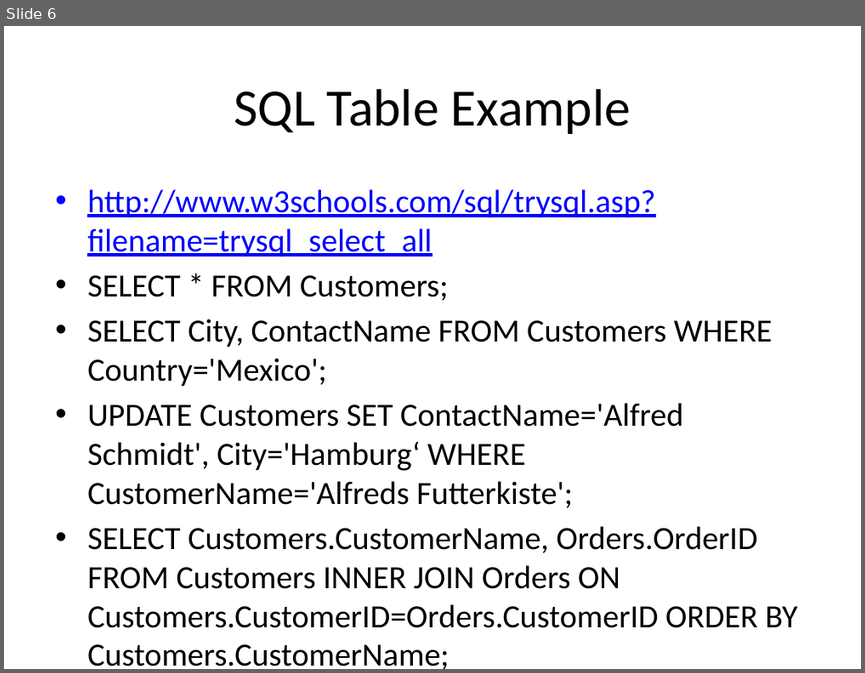
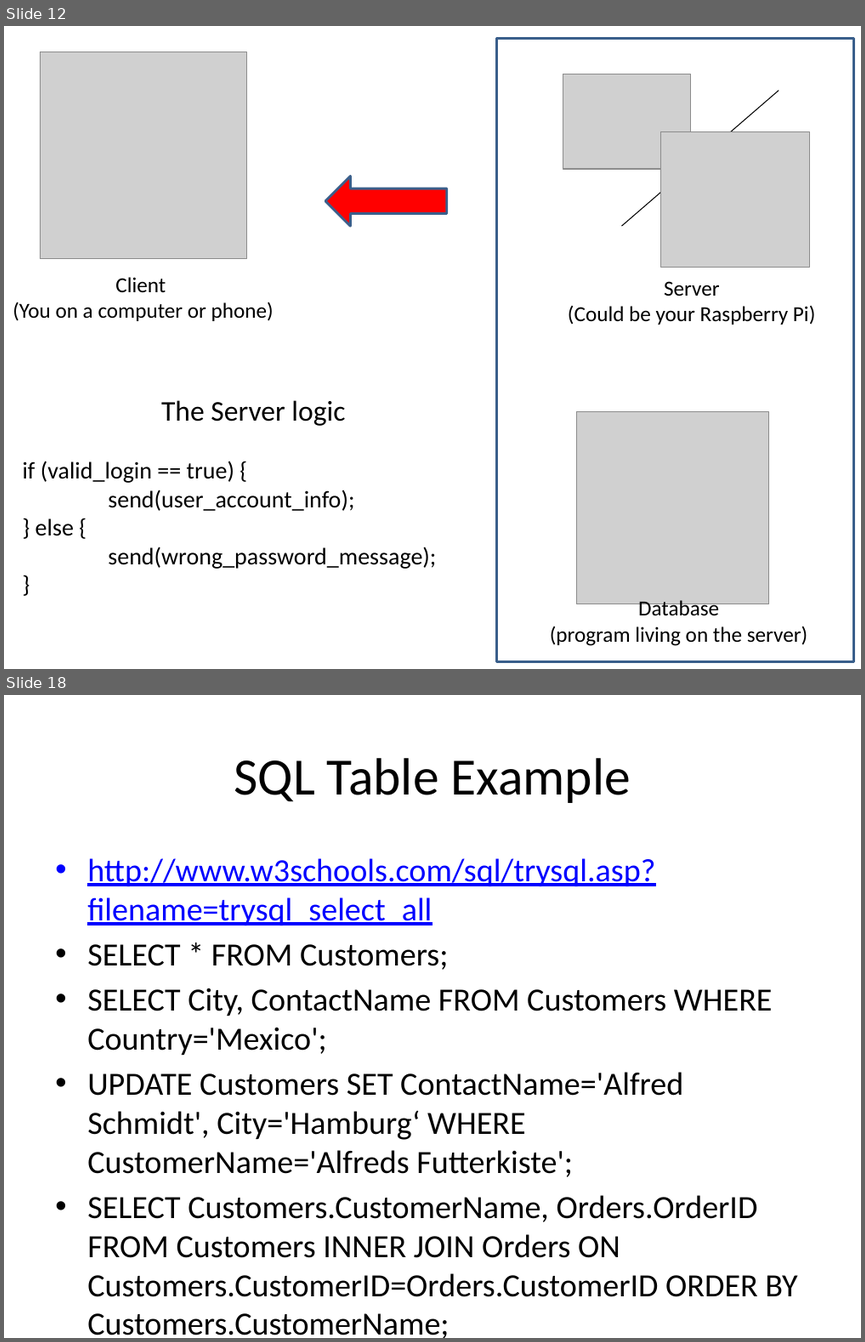
Before and after one commit to sjfricke/IEEE-Mini-Projects-UW-Madison, a slide deck: Tutorial/PowerPoint Versions/MongoDB and Databases.pptx. Shown one above the other, each under a label of ours: slide 6 before the commit, slides 12 and 18 after it; the slides between them are not shown. The pictures are 865x673 and 865x1342 pixels, drawn with LibreOffice and Linux fonts; fonts in the diff are those of the drawing; grey boxes stand for pictures. Boxes give left, top, right and bottom in pixels: in the first picture for what was removed or moved away, otherwise in the second. Text is boxed around its words. In the diff, an @@ line names an element or a change of style, - is before the commit and + after.

```diff
--- a/Tutorial/PowerPoint Versions/MongoDB and Databases.pptx
+++ b/Tutorial/PowerPoint Versions/MongoDB and Databases.pptx
@@ slide 12 added at box(4, 26, 861, 669), background #FFFFFF @@
@@ rectangle added at box(497, 39, 854, 662), outline #3A5F8C 2 pt @@
@@ picture added at box(40, 52, 246, 258) @@
@@ picture added at box(562, 74, 690, 168) @@
@@ line added from (622, 226) to (778, 91), #000000 0.75 pt @@
@@ picture added at box(661, 131, 810, 267) @@
@@ right arrow added at box(325, 176, 447, 226), fill #FF0000, outline #3A5F8C 2 pt @@
@@ text added at box(12, 277, 273, 321), 18 pt, text #000000 @@
+Client
+(You on a computer or phone)
@@ text added at box(568, 281, 815, 324), 18 pt, text #000000 @@
+Server
+(Could be your Raspberry Pi)
@@ text added at box(23, 400, 436, 568), 20 pt, text #000000 @@
+The Server logic
+if (valid_login == true) {
+send(user_account_info);
+} else {
+send(wrong_password_message);
+}
@@ picture added at box(576, 412, 769, 604) @@
@@ text added at box(550, 600, 807, 646), 18 pt, text #000000 @@
+Database
+(program living on the server)
@@ what was slide 6 is now slide 18 @@
```
Also in this commit, not shown: 9 slides changed, 12 other slides added, 1 other file.
